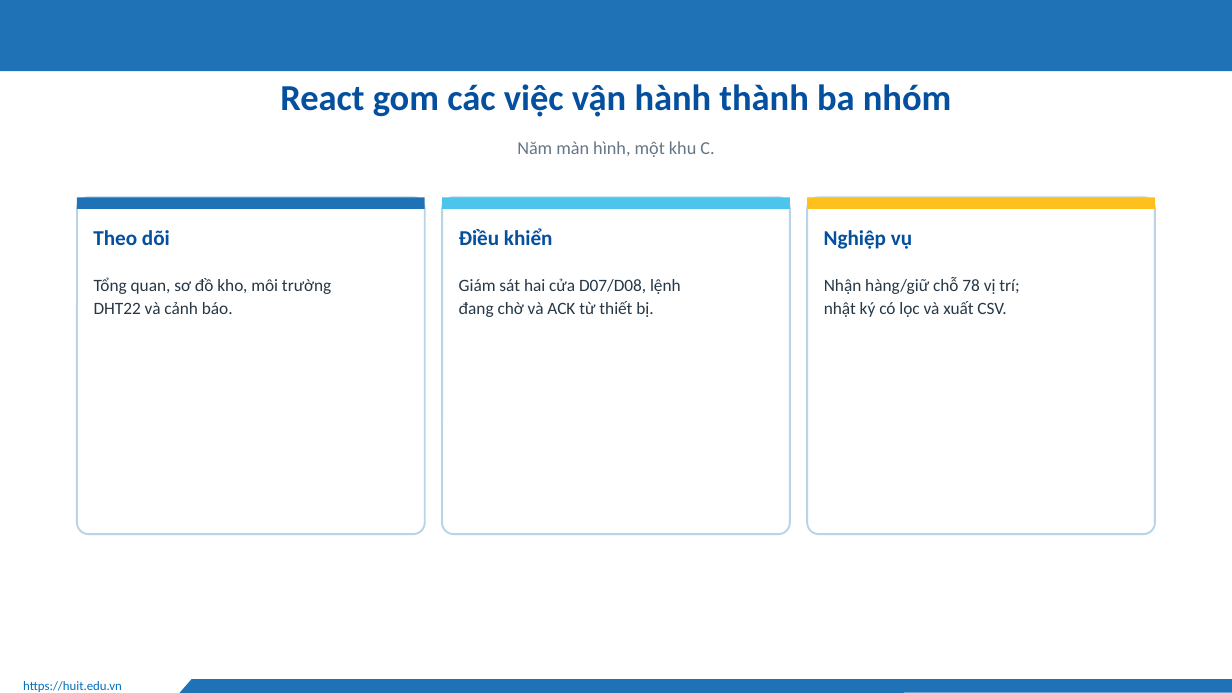
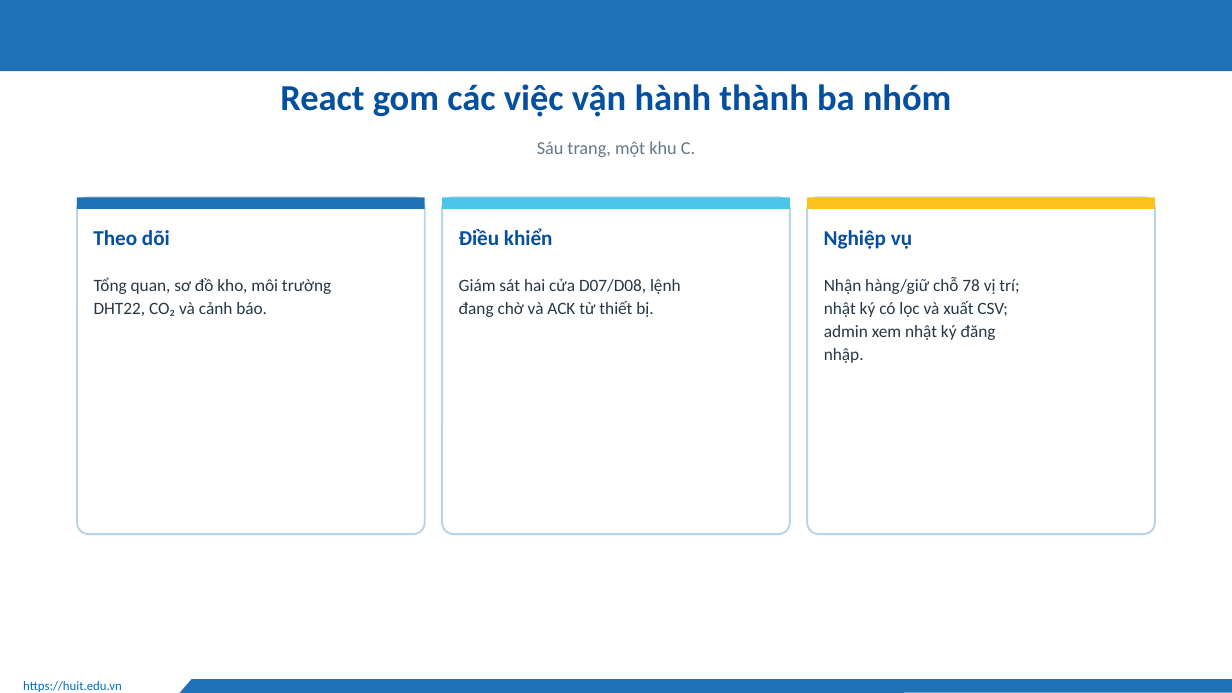
Before and after one commit to Huuloc123456/khoguard-iot, a slide deck: slide 22 of docs/slides/KhoGuard-thuyet-trinh.pptx (slide 19 before the commit). Drawn at 1232x693 pixels with LibreOffice and Linux fonts; fonts in the diff are those of the drawing; background and template pictures are left out. Boxes give left, top, right and bottom in pixels: in the first picture for what was removed or moved away, otherwise in the second. Text is boxed around its words. In the diff, an @@ line names an element or a change of style, - is before the commit and + after.

```diff
--- a/docs/slides/KhoGuard-thuyet-trinh.pptx
+++ b/docs/slides/KhoGuard-thuyet-trinh.pptx
@@ text at (x1=537, y1=141, x2=695, y2=157): text changed @@
-Năm màn hình, một khu C.
+Sáu trang, một khu C.
@@ text at (x1=94, y1=277, x2=331, y2=316): text changed @@
-Tổng quan, sơ đồ kho, môi trường
-DHT22 và cảnh báo.
+Tổng quan, sơ đồ kho, môi trường
+DHT22, CO₂ và cảnh báo.
@@ text at (x1=824, y1=277, x2=1019, y2=363): text changed @@
-Nhận hàng/giữ chỗ 78 vị trí;
-nhật ký có lọc và xuất CSV.
+Nhận hàng/giữ chỗ 78 vị trí;
+nhật ký có lọc và xuất CSV;
+admin xem nhật ký đăng nhập.
```
Also in this commit, not shown: 17 other slides changed, 4 slides added, 7 other files.
